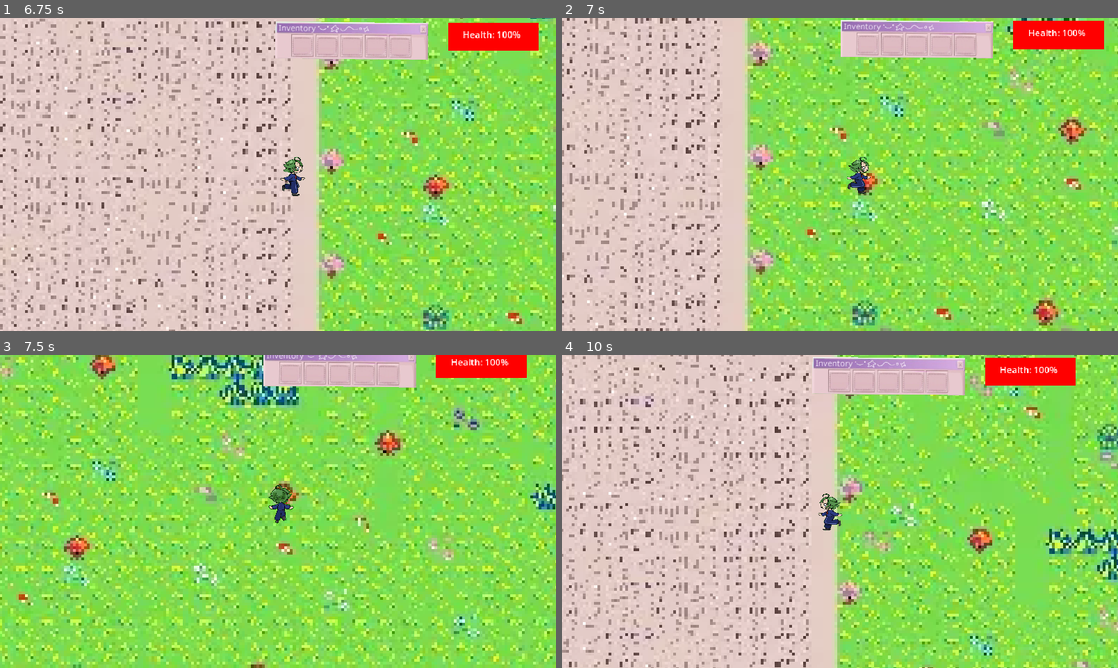
Above: before the commit, frames 1-4 (two rows, left to right).
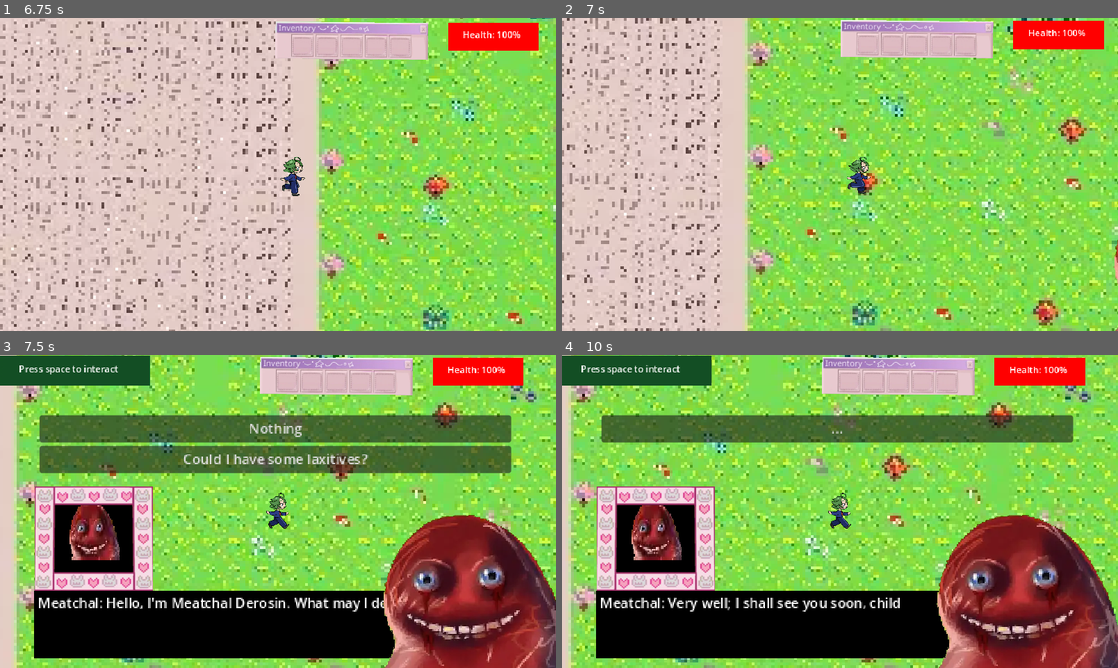
Above: after the commit, the same moments.

Repository: Human-Hummus/humanhummusdotcom
Game: Godot game, scene res://Cutscenes/intro.tscn
The game is run twice, just before and just after one commit, with the same random seed, the same clock (stepped at 60 frames per second) and the same inputs.
Inputs (mouse positions are in pixels of both pictures, inside the frame that each line leads up to):
- Up to frame 1 (6.75 s): click "Start" at 0.5 s; click (289, 46) at 1.25 s; click (311, 43) at 2 s; click (339, 43) at 2.75 s; click (361, 43) at 3.5 s; click (383, 46) at 4.25 s; tap Enter at 5 s; hold D (right) 5.03-5.78 s; hold Space (interact) 5.03-5.78 s; hold S (down) 5.78-6.53 s; tap Space (interact) at 5.85 s; hold D (right) from 6.53 s (still down); hold Shift (run) from 6.53 s (still down)
- Up to frame 2 (7 s): keep holding D (right); keep holding Shift (run); tap Space (interact) at 6.8 s
- Up to frame 3 (7.5 s): tap Space (interact) at 7.25, 7.35 s; release D (right) at 7.28 s; release Shift (run) at 7.28 s; hold W (up) from 7.28 s (still down)
- Up to frame 4 (10 s): release W (up) at 8 s; click (840, 430) at 8 s, where only the run after the commit has a clickable "Nothing"; tap Space (interact) at 8.75, 9.8 s; hold Space (interact) 8.78-9.53 s; hold A (left) from 8.78 s (still down); tap Shift (run) at 9.6 s

Frame 1 is identical in both runs. In frame 2, less than 0.1% of the frame differs, in the area x 99-100%, y 70-100%; in frame 3, 77%; in frame 4, 82%, in the area x 0-100%, y 0-100%.

Commit message:
added meatchal/laxitives

Diff:
--- a/games/YandolSim/YandelSim_source/charman.gd
+++ b/games/YandolSim/YandelSim_source/charman.gd
@@ -89,7 +89,8 @@
 		var thing = get_node("Hotbar/b"+str(count))
 		if i == "pencil":
 			thing.texture_normal = load("res://assets/items/pencil_small.webp")
-
+		elif i == "poop pills":
+			thing.texture_normal = load("res://assets/items/lax.webp")
 
 var animation = null
 var direction = char_images.down
--- a/games/YandolSim/YandelSim_source/main.tscn
+++ b/games/YandolSim/YandelSim_source/main.tscn
@@ -14,6 +14,7 @@
 [ext_resource type="PackedScene" uid="uid://cds8gf2bscm7y" path="res://karisan.tscn" id="12_v3222"]
 [ext_resource type="Texture2D" uid="uid://dstgs0dtnbbp0" path="res://assets/charecter_assets/olin/owolin-fs8.png" id="13_17cwu"]
 [ext_resource type="PackedScene" uid="uid://cckqqw4vkrofu" path="res://assets/items/pencil.tscn" id="14_5nwvk"]
+[ext_resource type="PackedScene" uid="uid://ccaum1uv8pqjj" path="res://meatchal.tscn" id="15_sjbp5"]
 
 [sub_resource type="RectangleShape2D" id="RectangleShape2D_wa2lu"]
 size = Vector2(93, 2380)
@@ -126,3 +127,6 @@
 [node name="pencil" parent="." instance=ExtResource("14_5nwvk")]
 position = Vector2(722, -631)
 gravity_scale = 0.0
+
+[node name="meatchal" parent="." instance=ExtResource("15_sjbp5")]
+position = Vector2(1398, 184)
--- a/games/YandolSim/YandelSim_source/main_script.gd
+++ b/games/YandolSim/YandelSim_source/main_script.gd
@@ -11,6 +11,7 @@
 var bed_collide = null
 var updatebbscore = false
 var karisan_collide = null
+var meat_collide = null
 
 var has_drama = false
 var place = "home"
@@ -206,6 +207,14 @@
 				add_to_inventory("pencil")
 				print("added pencil")
 				print(data.inventory)
+		elif is_collide(meat_collide):
+			to_talk="meat"
+			var r = await say("Hello, I'm Meatchal Derosin. What may I do for you?", ["Nothing", "Could I have some laxitives?"])
+			if r == 0:
+				await say("Very well; I shall see you soon, child")
+			elif r == 1:
+				await say("Indeed, here you are")
+				add_to_inventory("poop pills")
 func add_to_inventory(item):
 	if len(data.inventory) >4:
 		await say("inventory is full; throw something away in the trash can.")
@@ -320,15 +329,6 @@
 				await say("You lose")
 				get_tree().change_scene_to_file("res://Cutscenes/unscheduled_disection.tscn")
 
-		#if data.strength >= 20:
-		#	r = await say("You defeated OwoOin.")
-		#	get_tree().change_scene_to_file("res://Cutscenes/freedom.tscn")
-		#else:
-		#	r = await say("You lost.")
-		#	r = await say("If only you had 20 or more strength...")
-		#	get_tree().change_scene_to_file("res://Cutscenes/unscheduled_disection.tscn")
-	else:
-		pass
 
 
 
@@ -366,7 +366,7 @@
 		return
 	var can_interact_temp = false
 	for item in [coffee_collide, yandy_collide, c_collide, mcglee_collide, gym_collide, myr_collide, road_collide, road2_collide,
-	bed_collide, karisan_collide, pencil_collide]:
+	bed_collide, karisan_collide, pencil_collide, meat_collide]:
 		if is_collide(item):
 			can_interact_temp = true
 			break
@@ -455,6 +455,9 @@
 	if statement.talking == "karisan":
 		statement.text = "Kari San: "
 		statement.displayed_text = "Kari San: "
+	if statement.talking == "meat":
+		statement.text = "Meatchal: "
+		statement.displayed_text = "Meatchal: "
 	statement.text+=text
 
 var responded = -1
@@ -483,6 +486,3 @@
 	play_sound(file_to_play)
 
 func play_sound(sound):sounds_to_play.append(sound)
-# Called every frame. 'delta' is the elapsed time since the previous frame.
-func _process(delta):
-	pass
--- /dev/null
+++ b/games/YandolSim/YandelSim_source/meatchal.gd
@@ -0,0 +1,5 @@
+extends RigidBody2D
+
+
+# Called when the node enters the scene tree for the first time.
+func _ready():get_node("/root/MainScript").meat_collide = get_node("Area2D")
--- /dev/null
+++ b/games/YandolSim/YandelSim_source/meatchal.tscn
@@ -0,0 +1,25 @@
+[gd_scene load_steps=5 format=3 uid="uid://ccaum1uv8pqjj"]
+
+[ext_resource type="Texture2D" uid="uid://bub6oitkrrfvt" path="res://assets/charecter_assets/Meatchal/meatchal.webp" id="1_bmt4r"]
+[ext_resource type="Script" path="res://meatchal.gd" id="1_rn22l"]
+
+[sub_resource type="RectangleShape2D" id="RectangleShape2D_5sqjt"]
+size = Vector2(335, 467)
+
+[sub_resource type="CircleShape2D" id="CircleShape2D_hsl8a"]
+radius = 624.289
+
+[node name="meatchal" type="RigidBody2D"]
+script = ExtResource("1_rn22l")
+
+[node name="Sprite2D" type="Sprite2D" parent="."]
+texture = ExtResource("1_bmt4r")
+
+[node name="CollisionShape2D" type="CollisionShape2D" parent="."]
+position = Vector2(2.5, -1.5)
+shape = SubResource("RectangleShape2D_5sqjt")
+
+[node name="Area2D" type="Area2D" parent="."]
+
+[node name="CollisionShape2D" type="CollisionShape2D" parent="Area2D"]
+shape = SubResource("CircleShape2D_hsl8a")
Binary file added: games/YandolSim/YandelSim_source/assets/items/lax.webp
Not shown, added: games/YandolSim/YandelSim_source/assets/items/lax.webp.import
Not shown: 1 places in games/YandolSim/YandelSim_source/main.tscn that only renumber resources
Not shown, added: games/YandolSim/YandelSim_source/assets/items/lax.webp~
